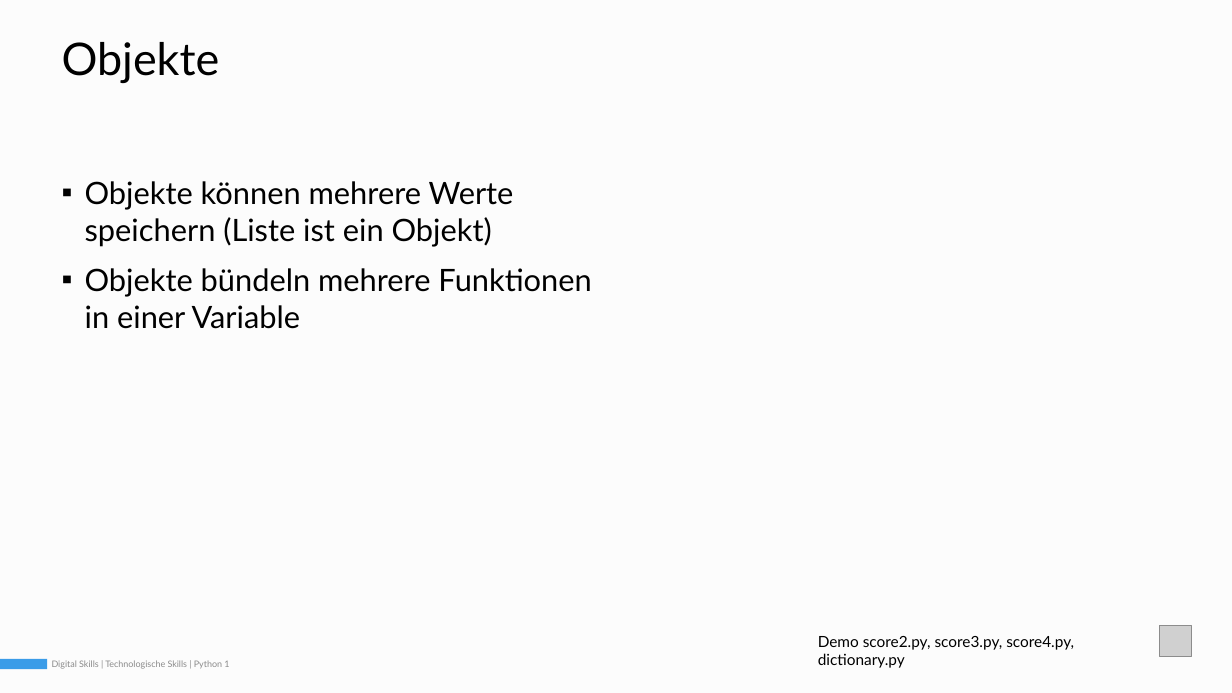
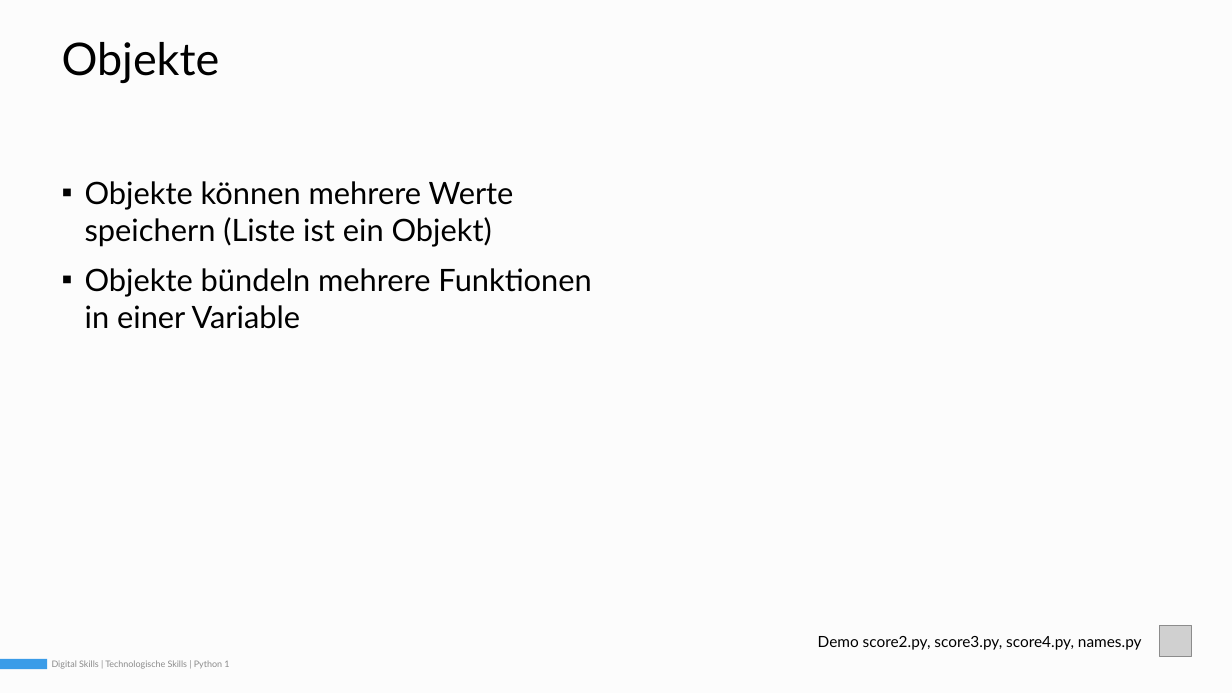
Before and after one commit to Simple-codinger/digitalskills, a slide deck: slide 7 of semester1_technology_skills/05_python2/slides/DigitalSkills_01_05_Python2_220629_v2.pptx. Drawn at 1232x693 pixels with LibreOffice and Linux fonts; fonts in the diff are those of the drawing; grey boxes stand for pictures. Boxes give left, top, right and bottom in pixels: in the first picture for what was removed or moved away, otherwise in the second. Text is boxed around its words. In the diff, an @@ line names an element or a change of style, - is before the commit and + after.

```diff
--- a/semester1_technology_skills/05_python2/slides/DigitalSkills_01_05_Python2_220629_v2.pptx
+++ b/semester1_technology_skills/05_python2/slides/DigitalSkills_01_05_Python2_220629_v2.pptx
@@ text at (818,636,1142,650): text changed @@
-Demo score2.py, score3.py, score4.py, dictionary.py
+Demo score2.py, score3.py, score4.py, names.py
```
Also in this commit, not shown: 2 other slides changed, 1 other file.
